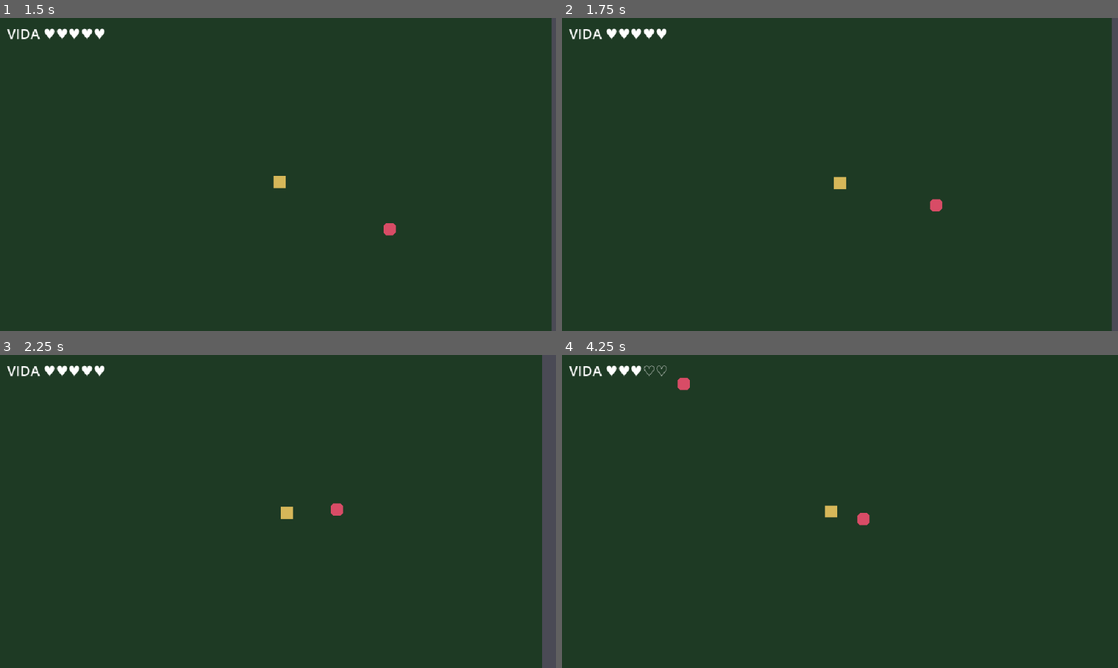
Above: before the commit, frames 1-4 (two rows, left to right).
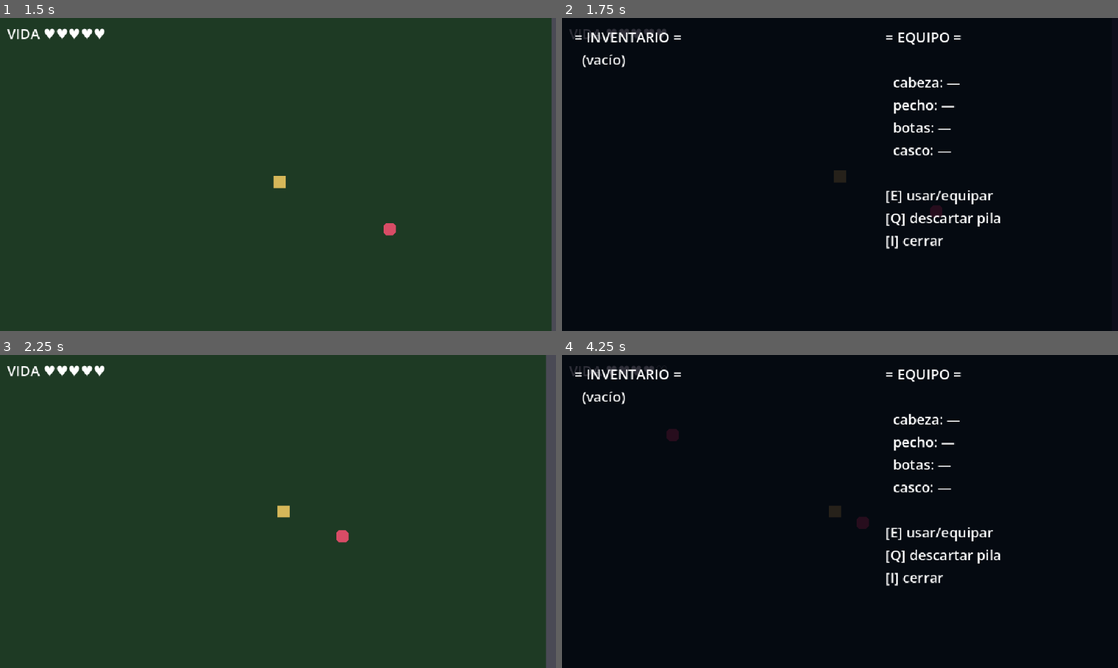
Above: after the commit, the same moments.

Repository: kimerabattlelands-lab/kimerian-rpg
Game: Godot game, scene res://scenes/main.tscn
The game is run twice, just before and just after one commit, with the same random seed, the same clock (stepped at 60 frames per second) and the same inputs.
Inputs:
- Up to frame 1 (1.5 s): tap Enter at 0.5 s; hold Right 0.53-1.28 s; tap D (mover_der) at 0.6 s; tap E (usar, bound only after the commit) at 0.8, 1.35 s; hold S (mover_abajo) from 1.28 s (still down)
- Up to frame 2 (1.75 s): keep holding S (mover_abajo); tap Tab at 1.55 s
- Up to frame 3 (2.25 s): release S (mover_abajo) at 2.03 s; hold Right from 2.03 s (still down); tap Tab at 2.1 s
- Up to frame 4 (4.25 s): tap Enter at 2.3, 2.85 s; release Right at 2.78 s; hold W (mover_arriba) 2.78-3.53 s; tap D (mover_der) at 3.05 s; hold A (mover_izq) from 3.53 s (still down); tap Space (atacar) at 3.6 s; tap E (usar, bound only after the commit) at 3.8 s; tap I (abrir_inventario, bound only after the commit) at 4.15 s

Frame 1 is identical in both runs. In frame 2, 100% of the frame differs, in the area x 0-100%, y 0-100%; in frame 3, 1.0%; in frame 4, 100%.

Commit message:
M4b: UI de inventario (abrir/navegar/usar/equipar/descartar) con bloqueo del jugador; batería de 13 tests en verde

Diff:
--- a/scripts/inventario.gd
+++ b/scripts/inventario.gd
@@ -115,3 +115,15 @@
 		if huecos[i] != null and huecos[i].id == id:
 			return i
 	return -1
+
+
+func quitar_uno(indice: int) -> bool:
+	## Consume una unidad; si era la última, vacía el hueco (fin de la pila).
+	if indice < 0 or indice >= MAX_HUECOS or huecos[indice] == null:
+		return false
+	var hueco: Dictionary = huecos[indice]
+	hueco.cantidad -= 1
+	if hueco.cantidad <= 0:
+		huecos[indice] = null
+	actualizado.emit()
+	return true
--- a/scripts/jugador.gd
+++ b/scripts/jugador.gd
@@ -25,6 +25,7 @@
 var defensa: int = 0                  # suma de bonus "defensa" del equipo
 var velocidad_efectiva: float = VELOCIDAD  # base + bonus "velocidad" del equipo
 var inventario                         # asignado por main; RefCounted dinámico
+var entrada_bloqueada: bool = false    # la UI del inventario lo levanta
 var direccion: Vector2 = Vector2.DOWN  # última dirección (sprite y espada)
 var _invulnerable: int = 0
 var _retroceso: float = 0.0
@@ -79,6 +80,8 @@
 	if _retroceso > 0.0:
 		_retroceso -= delta
 		velocity = _empuje
+	elif entrada_bloqueada:
+		velocity = Vector2.ZERO  # inventario abierto: quieto (i-frames siguen)
 	else:
 		var entrada := Input.get_vector("mover_izq", "mover_der", "mover_arriba", "mover_abajo")
 		if entrada != Vector2.ZERO:
@@ -145,3 +148,12 @@
 	defensa = inventario.bonus("defensa")
 	velocidad_efectiva = VELOCIDAD + inventario.bonus("velocidad")
 	vida_cambiada.emit(vida)
+
+
+func curar(cantidad: int) -> bool:
+	## Devuelve false si no había nada que curar (ya a tope o caído).
+	if vida <= 0 or vida >= vida_max:
+		return false
+	vida = mini(vida_max, vida + cantidad)
+	vida_cambiada.emit(vida)
+	return true
--- a/scripts/main.gd
+++ b/scripts/main.gd
@@ -3,15 +3,17 @@
 ## Sala principal: construye la habitación, al jugador, cámara, HUD, enemigos
 ## e inventario.
 ## Arranque normal: `godot-headless --path . --quit-after 60` (prueba de carga).
-## Con usuario:    `godot-headless --path . -- --test` — batería de 9
+## Con usuario:    `godot-headless --path . -- --test` — batería de 13
 ## aserciones (movimiento, espada, muerte, contacto, i-frames, stacks,
-## descarte, defensa del equipo, velocidad del equipo); exit 0 = todo OK.
+## descarte, defensa, velocidad, y la UI: abrir/usar/descartar/cerrar);
+## exit 0 = todo OK.
 
 ## Preloads: sin referencias al class_name global, que headless no resuelve
 ## sin pasar por el editor (evitamos la dependencia del class cache).
 const FICHA_JUGADOR := preload("res://scripts/jugador.gd")
 const FICHA_ENEMIGO := preload("res://scripts/enemigo.gd")
 const FICHA_INVENTARIO := preload("res://scripts/inventario.gd")
+const FICHA_UI := preload("res://scripts/ui_inventario.gd")
 const EscenaJugador := preload("res://scenes/jugador.tscn")
 const EscenaEnemigo := preload("res://scenes/enemigo.tscn")
 
@@ -26,6 +28,7 @@
 
 var jugador  # dinámico a propósito: sin tipo global (ver preload de arriba)
 var inventario  # RefCounted del inventario (mismo motivo)
+var ui  # CanvasLayer de la UI (mismo motivo)
 var _hud: Label
 
 
@@ -36,6 +39,7 @@
 	_crear_jugador()
 	_crear_hud()
 	_crear_inventario()
+	_crear_ui()
 	_crear_enemigos_mundo(not es_test)  # sin IA en test: nada se mueve solo
 	print("KIMERIAN_LISTO sala=", ANCHO_SALA, "x", ALTO_SALA)
 	if es_test:
@@ -49,6 +53,9 @@
 		"mover_izq": [KEY_A, KEY_LEFT],
 		"mover_der": [KEY_D, KEY_RIGHT],
 		"atacar": [KEY_SPACE, KEY_J, KEY_X],
+		"abrir_inventario": [KEY_I, KEY_TAB],
+		"usar": [KEY_E, KEY_ENTER],
+		"descartar": [KEY_Q],
 	}
 	for accion in teclas:
 		if InputMap.has_action(accion):
@@ -128,6 +135,13 @@
 	inventario = FICHA_INVENTARIO.new()
 	jugador.inventario = inventario
 	inventario.actualizado.connect(func() -> void: jugador.refrescar_estadisticas())
+
+
+func _crear_ui() -> void:
+	ui = FICHA_UI.new()
+	ui.inventario = inventario
+	ui.jugador = jugador
+	add_child(ui)
 
 
 func _crear_enemigos_mundo(con_ia: bool) -> void:
@@ -260,6 +274,52 @@
 			% [jugador.velocidad_efectiva, "OK" if ok9 else "FALLO"])
 	enemigo3.queue_free()
 
+	# 10) UI: [I] abre ⇒ panel visible, jugador bloqueado y sin moverse.
+	inventario.agregar("pocion", 1)  # el hueco 0 siempre está libre: ahí cae
+	await _pulsar("abrir_inventario")
+	await get_tree().physics_frame
+	await get_tree().physics_frame  # asentar el bloqueo antes de medir
+	var pos_ui: Vector2 = jugador.global_position
+	await _pulsar_mantenido("mover_der", 0.3)
+	var dx_ui: float = jugador.global_position.x - pos_ui.x
+	var ok10: bool = ui.abierto and jugador.entrada_bloqueada and absf(dx_ui) < 1.0
+	resultados.append("TEST_UI_ABRIR abierto=%s dx=%.1f -> %s"
+			% [str(ui.abierto), dx_ui, "OK" if ok10 else "FALLO"])
+
+	# 11) [E] usa la poción del cursor: cura 4 → 5 PV y consume la unidad.
+	var pociones_antes: int = inventario.total("pocion")
+	await _pulsar("usar")
+	await get_tree().physics_frame
+	await get_tree().physics_frame  # asentar: la UI reacciona con un frame de retardo
+	var ok11: bool = jugador.vida == FICHA_JUGADOR.VIDA_MAX \
+			and inventario.total("pocion") == pociones_antes - 1
+	resultados.append("TEST_UI_USAR vida=%d pociones=%d -> %s"
+			% [jugador.vida, inventario.total("pocion"), "OK" if ok11 else "FALLO"])
+
+	# 12) [↓] salta al siguiente hueco ocupado (monedas) y [Q] tira la pila.
+	await _pulsar("mover_abajo")
+	await get_tree().physics_frame
+	await get_tree().physics_frame  # asentar el cursor
+	var monedas_antes: int = inventario.total("moneda")
+	await _pulsar("descartar")
+	await get_tree().physics_frame
+	await get_tree().physics_frame  # asentar el descarte
+	var ok12: bool = ui.cursor == 1 and inventario.total("moneda") == monedas_antes - 99
+	resultados.append("TEST_UI_DESCARTE cursor=%d monedas=%d -> %s"
+			% [ui.cursor, inventario.total("moneda"), "OK" if ok12 else "FALLO"])
+
+	# 13) [I] cierra ⇒ desbloquea y vuelve a andar.
+	await _pulsar("abrir_inventario")
+	await get_tree().physics_frame
+	await get_tree().physics_frame  # asentar el cierre
+	var pos_fin: Vector2 = jugador.global_position
+	await _pulsar_mantenido("mover_der", 0.4)
+	await get_tree().physics_frame
+	var dx_fin: float = jugador.global_position.x - pos_fin.x
+	var ok13: bool = not ui.abierto and not jugador.entrada_bloqueada and dx_fin > 20.0
+	resultados.append("TEST_UI_CERRAR dx=%.1f -> %s"
+			% [dx_fin, "OK" if ok13 else "FALLO"])
+
 	var todos := true
 	for linea in resultados:
 		print(linea)
--- /dev/null
+++ b/scripts/ui_inventario.gd
@@ -0,0 +1,133 @@
+extends CanvasLayer
+
+## UI de inventario en texto (M4b): panel a pantalla completa sobre el juego,
+## columna izquierda = huecos ocupados con cursor, derecha = equipo + ayuda.
+## Se abre/cierra con la acción "abrir_inventario"; mientras está abierta,
+## bloquea la entrada del jugador (el mundo sigue corriendo, como en los
+## clásicos). Testeable en headless: todo el estado es visible por script.
+
+const DATOS := preload("res://scripts/datos_objetos.gd")
+
+var inventario  # asignado por main (sin tipo global: class cache headless)
+var jugador
+var abierto: bool = false
+var cursor: int = 0
+
+var _fondo: ColorRect
+var _izq: Label
+var _der: Label
+
+
+func _ready() -> void:
+	layer = 10
+	_fondo = ColorRect.new()
+	_fondo.color = Color(0.0, 0.0, 0.05, 0.82)
+	_fondo.anchor_right = 1.0
+	_fondo.anchor_bottom = 1.0
+	add_child(_fondo)
+	_izq = Label.new()
+	_izq.position = Vector2(14, 10)
+	_izq.add_theme_font_size_override("font_size", 16)
+	add_child(_izq)
+	_der = Label.new()
+	_der.position = Vector2(372, 10)
+	_der.add_theme_font_size_override("font_size", 16)
+	add_child(_der)
+	cerrar()  # arranca cerrada (es seguro: main asigna jugador antes de add_child)
+	if inventario != null:
+		inventario.actualizado.connect(_si_abierto)
+
+
+func _physics_process(_delta: float) -> void:
+	if not abierto:
+		if Input.is_action_just_pressed("abrir_inventario"):
+			abrir()
+		return
+	if Input.is_action_just_pressed("abrir_inventario"):
+		cerrar()
+	elif Input.is_action_just_pressed("mover_abajo"):
+		_mover_cursor(1)
+	elif Input.is_action_just_pressed("mover_arriba"):
+		_mover_cursor(-1)
+	elif Input.is_action_just_pressed("usar"):
+		_usar()
+	elif Input.is_action_just_pressed("descartar"):
+		inventario.descartar(cursor)
+		_pintar()
+
+
+func abrir() -> void:
+	abierto = true
+	if jugador != null:
+		jugador.entrada_bloqueada = true
+	_fondo.visible = true
+	_izq.visible = true
+	_der.visible = true
+	_pintar()
+
+
+func cerrar() -> void:
+	abierto = false
+	if jugador != null:
+		jugador.entrada_bloqueada = false
+	_fondo.visible = false
+	_izq.visible = false
+	_der.visible = false
+
+
+func _si_abierto() -> void:
+	if abierto:
+		_pintar()
+
+
+func _mover_cursor(paso: int) -> void:
+	## Salta entre huecos ocupados (los vacíos no se seleccionan).
+	var n: int = inventario.huecos.size()
+	var i := cursor
+	for _intento in n:
+		i = posmod(i + paso, n)
+		if inventario.huecos[i] != null:
+			cursor = i
+			_pintar()
+			return
+
+
+func _usar() -> void:
+	var hueco = inventario.huecos[cursor]
+	if hueco == null:
+		return
+	var datos: Dictionary = DATOS.OBJETOS[hueco.id]
+	if datos.get("slot", "") != "":
+		inventario.equipar(cursor)
+	elif datos.efectos.has("vida") and jugador != null:
+		if jugador.curar(datos.efectos.vida):
+			inventario.quitar_uno(cursor)  # solo consume si curó algo
+	_pintar()
+
+
+func _pintar() -> void:
+	if inventario == null:
+		return
+	var lineas: Array[String] = ["= INVENTARIO ="]
+	var hay_algo := false
+	for i in inventario.huecos.size():
+		var hueco = inventario.huecos[i]
+		if hueco == null:
+			continue
+		hay_algo = true
+		var marca := "> " if i == cursor else "  "
+		lineas.append(marca + "%2d. %s x%d"
+				% [i + 1, DATOS.OBJETOS[hueco.id].nombre, hueco.cantidad])
+	if not hay_algo:
+		lineas.append("  (vacío)")
+	_izq.text = "\n".join(lineas)
+
+	var equipo: Array[String] = ["= EQUIPO =", ""]
+	for slot in inventario.SLOTS_EQUIPO:
+		var id = inventario.equipados[slot]
+		equipo.append("  %s: %s" % [slot, "—" if id == null else DATOS.OBJETOS[id].nombre])
+	equipo.append("")
+	equipo.append("[E] usar/equipar")
+	equipo.append("[Q] descartar pila")
+	equipo.append("[I] cerrar")
+	_der.text = "\n".join(equipo)
